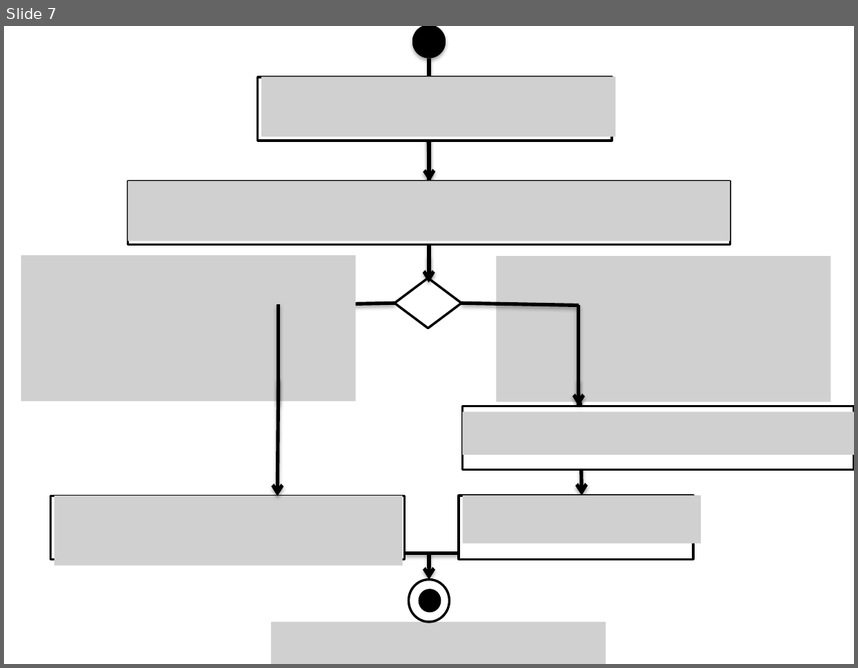
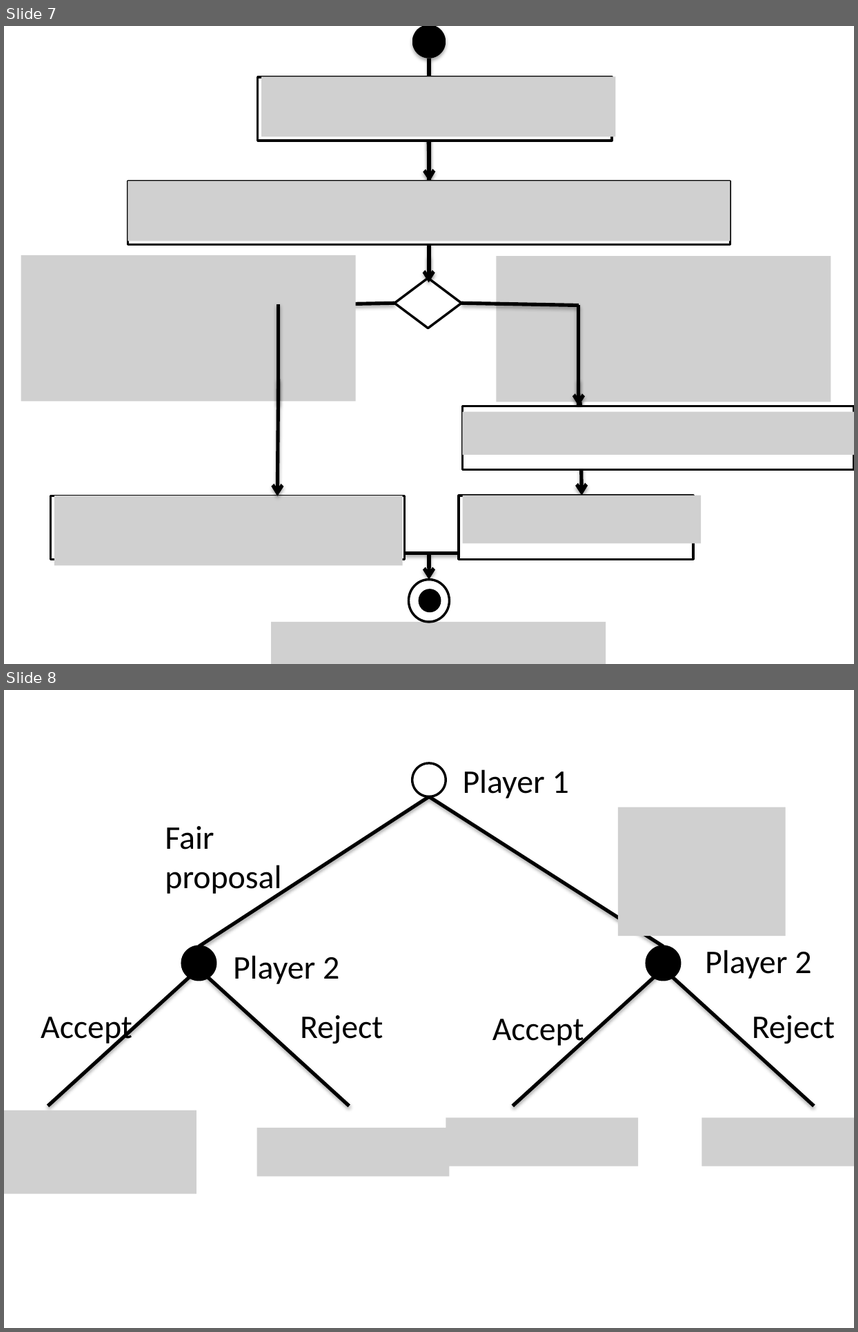
Before and after one commit to Delanir/QuantumPirates, a slide deck: esquema.pptx. Shown one above the other, each under a label of ours: slide 7 before the commit, slides 7 and 8 after it. The pictures are 858x668 and 858x1332 pixels, drawn with LibreOffice and Linux fonts; fonts in the diff are those of the drawing; grey boxes stand for pictures. Boxes give left, top, right and bottom in pixels: in the first picture for what was removed or moved away, otherwise in the second. Text is boxed around its words. In the diff, an @@ line names an element or a change of style, - is before the commit and + after.

```diff
--- a/esquema.pptx
+++ b/esquema.pptx
@@ slide 8 added at bbox=[4, 690, 854, 1328], background #FFFFFF @@
@@ ellipse added at bbox=[412, 763, 445, 796], fill #FFFFFF, outline #000000 2 pt @@
@@ text added at bbox=[463, 769, 569, 798], 28 pt, text #000000 @@
+Player 1
@@ line added from (429, 796) to (199, 946), #000000 3 pt @@
@@ line added from (429, 796) to (664, 946), #000000 3 pt @@
@@ picture added at bbox=[618, 807, 785, 936] @@
@@ text added at bbox=[165, 826, 281, 896], 28 pt, text #000000 @@
+Fair proposal
@@ ellipse added at bbox=[183, 946, 216, 979], fill #000000, outline #000000 2 pt @@
@@ text added at bbox=[233, 955, 339, 984], 28 pt, text #000000 @@
+Player 2
@@ ellipse added at bbox=[646, 946, 680, 979], fill #000000, outline #000000 2 pt @@
@@ text added at bbox=[705, 949, 811, 978], 28 pt, text #000000 @@
+Player 2
@@ line added from (199, 969) to (48, 1105), #000000 3 pt @@
@@ line added from (199, 969) to (349, 1105), #000000 3 pt @@
@@ line added from (664, 969) to (513, 1105), #000000 3 pt @@
@@ line added from (664, 969) to (814, 1105), #000000 3 pt @@
@@ text added at bbox=[41, 1016, 132, 1046], 28 pt, text #000000 @@
+Accept
@@ text added at bbox=[300, 1015, 383, 1044], 28 pt, text #000000 @@
+Reject
@@ text added at bbox=[493, 1018, 584, 1048], 28 pt, text #000000 @@
+Accept
@@ text added at bbox=[752, 1015, 835, 1044], 28 pt, text #000000 @@
+Reject
@@ picture added at bbox=[4, 1110, 196, 1193] @@
@@ picture added at bbox=[446, 1118, 638, 1166] @@
@@ picture added at bbox=[702, 1118, 854, 1166] @@
@@ picture added at bbox=[257, 1127, 450, 1176] @@
```
Also in this commit, not shown: 27 other files.
